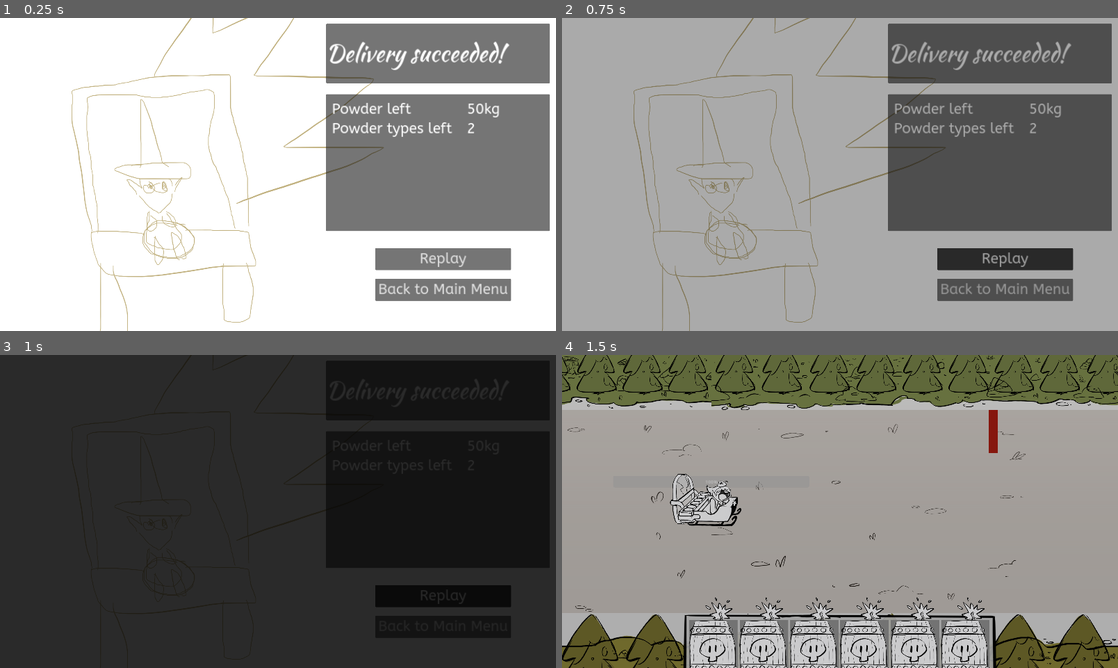
Above: before the commit, frames 1-4 (two rows, left to right).
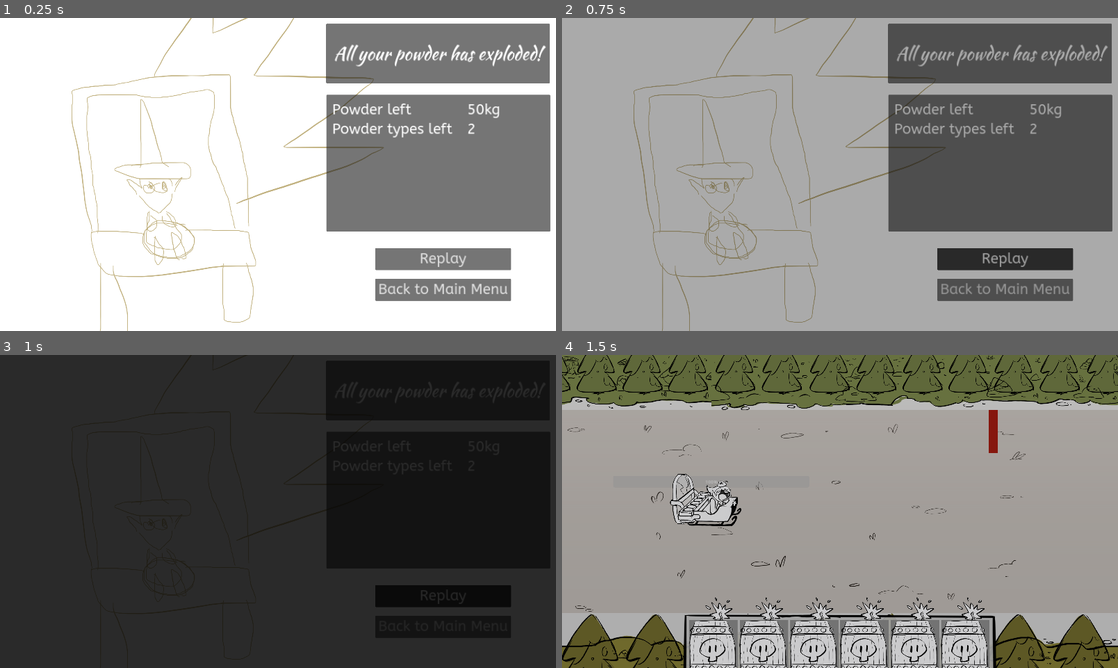
Above: after the commit, the same moments.

Repository: hsandt/ld53
Game: Godot game, scene res://prefabs/endgame/result_panel.tscn
Two runs of this game, one before a commit and one after it. Both use one fixed random seed, a clock stepped at 60 frames per second and the inputs below. This scene is started directly instead of the project's main scene.
Inputs (mouse positions are in pixels of both pictures, inside the frame that each line leads up to):
- Up to frame 1 (0.25 s): no input
- Up to frame 2 (0.75 s): click "Replay" at 0.5 s
- Up to frame 3 (1 s): no input
- Up to frame 4 (1.5 s): tap Enter (ui_accept) at 1.25 s; move the mouse to (962, 495) at 1.27 s; hold Right (ui_right) from 1.28 s (still down); hold M (app_next_resolution) from 1.28 s (still down); click (962, 495) at 1.42 s

The runs differ from the first frame. In frame 1, 2.1% of the frame differs, in the area x 58-99%, y 7-69%; in frame 2, 1.7%; in frame 3, less than 0.1%; in frame 4, nothing differs.

Commit message:
[Result] Add proto game over based on proto "health" and show message based on success vs failure

Diff:
--- a/prefabs/endgame/result_panel.tscn
+++ b/prefabs/endgame/result_panel.tscn
@@ -6,7 +6,7 @@
 [ext_resource type="LabelSettings" uid="uid://baumorb1fn8dr" path="res://themes/label_settings_result_score.tres" id="3_q4mnf"]
 [ext_resource type="Theme" uid="uid://btrmulh3kwmt6" path="res://themes/theme_result_button.tres" id="4_b6yab"]
 
-[node name="ResultPanel" type="Control" node_paths=PackedStringArray("replay_button", "back_to_main_menu_button")]
+[node name="ResultPanel" type="Control" node_paths=PackedStringArray("outcome_label", "replay_button", "back_to_main_menu_button")]
 layout_mode = 3
 anchors_preset = 15
 anchor_right = 1.0
@@ -14,8 +14,11 @@
 grow_horizontal = 2
 grow_vertical = 2
 script = ExtResource("1_72j1t")
+outcome_label = NodePath("MarginContainer/Control/OutcomePanelContainer/OutcomeLabel")
 replay_button = NodePath("MarginContainer/Control/VBoxContainer/ReplayButton")
 back_to_main_menu_button = NodePath("MarginContainer/Control/VBoxContainer/BackToMainMenuButton")
+outcome_text_success = "Delivery succeeded!"
+outcome_text_failure = "All your powder has exploded!"
 
 [node name="BackgroundTextureRect" type="TextureRect" parent="."]
 layout_mode = 1
@@ -54,15 +57,18 @@
 
 [node name="OutcomeLabel" type="Label" parent="MarginContainer/Control/OutcomePanelContainer"]
 layout_mode = 2
-text = "Delivery succeeded!"
+text = "All your base is belonging"
 label_settings = ExtResource("2_n4x1k")
+horizontal_alignment = 1
+metadata/_edit_use_anchors_ = true
 
 [node name="ScorePanelContainer" type="PanelContainer" parent="MarginContainer/Control"]
 layout_mode = 1
 anchors_preset = -1
-anchor_top = 0.233673
-anchor_right = 1.0
-anchor_bottom = 0.687755
+anchor_left = 0.00129366
+anchor_top = 0.235596
+anchor_right = 1.00129
+anchor_bottom = 0.689678
 grow_horizontal = 2
 grow_vertical = 2
 metadata/_edit_use_anchors_ = true
--- a/scripts/ingame/InGameManager.gd
+++ b/scripts/ingame/InGameManager.gd
@@ -47,6 +47,7 @@
 
 func enter_failure_phase():
 	GameManager.game_phase = Enums.GamePhase.FAILURE
+	GameManager.enter_result_scene()
 
 
 func enter_success_phase():
--- a/scripts/ingame/player_character/player.gd
+++ b/scripts/ingame/player_character/player.gd
@@ -21,7 +21,12 @@
 @onready var buffs: Buffs = $Buffs
 @onready var cargo: Node2D = $cargo
 
+var in_game_manager: InGameManager
 var _should_move: bool = false
+
+
+func _ready():
+	in_game_manager = get_tree().get_first_node_in_group(&"in_game_manager")
 
 
 func hurt(damage):
@@ -33,6 +38,9 @@
 func _physics_process(delta):
 	# proto UI
 	$powder_bar.value = powder
+	# proto game over
+	if powder <= 0:
+		in_game_manager.enter_failure_phase()
 
 	if not _should_move:
 		return
--- a/scripts/menu/ResultPanel.gd
+++ b/scripts/menu/ResultPanel.gd
@@ -1,8 +1,19 @@
 extends Control
 
 
+@export var outcome_label: Label
 @export var replay_button: Button
 @export var back_to_main_menu_button: Button
+
+@export var outcome_text_success: String
+@export var outcome_text_failure: String
+
+
+func _ready():
+	if GameManager.game_phase == Enums.GamePhase.SUCCESS:
+		outcome_label.text = outcome_text_success
+	else:
+		outcome_label.text = outcome_text_failure
 
 
 func _disable_all_buttons():
--- a/themes/label_settings_result_header.tres
+++ b/themes/label_settings_result_header.tres
@@ -4,4 +4,4 @@
 
 [resource]
 font = ExtResource("1_n1lol")
-font_size = 80
+font_size = 62
